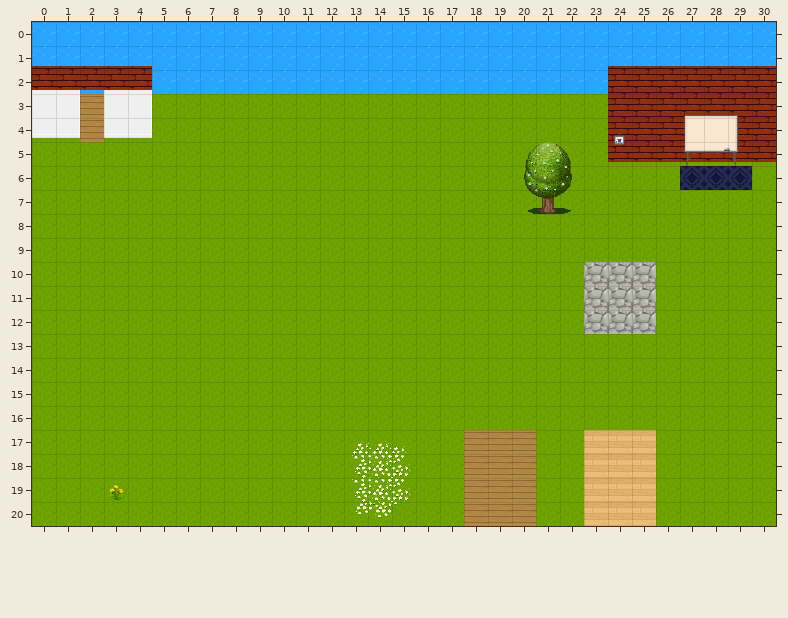
Two states of a Tiled map (JSON), map.tmj. The picture above is the old version.
Cells are 32x32 px. Shown: x 0..30, y 0..20.
After the commit:
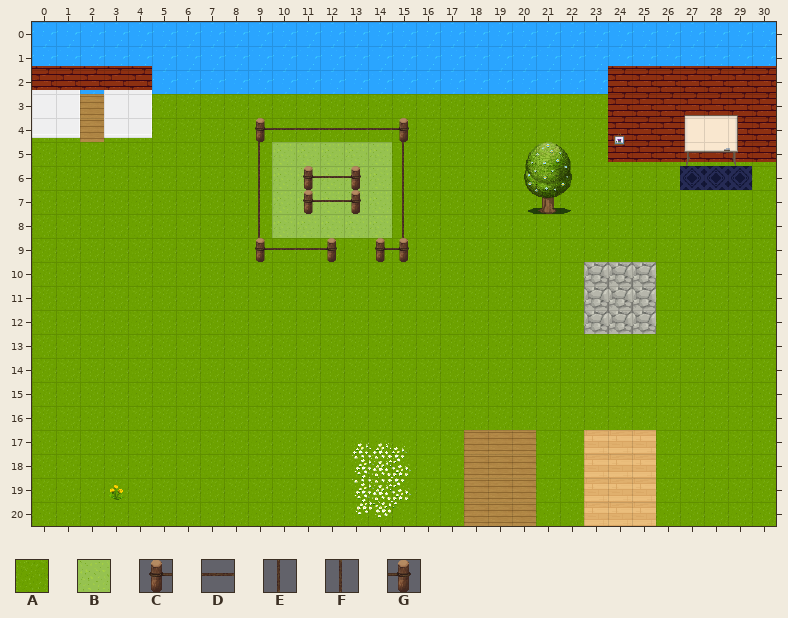
Key: from "WA_Exterior": A 626, B 629, C 729, D 730, E 730 flipped on the diagonal, F 730 turned 270, G 731.
_ is an empty cell.
Tiles replaced or removed in this view: A.
The exact change:
Changed rows in their new state; . is an unchanged cell.
Layer "floor/floor1-ground":
first column x 10:
 5 BBBBB
 6 BBBBB
 7 BBBBB
 8 BBBBB
Layer "floor/floor2-clutter":
first column x 9:
 4 CDDDDDG
 5 E.....F
 6 E.CDG.F
 7 E.CDG.F
 8 E.....F
 9 CDDG.CG
Pixel boxes of the changes (left, top, right, bottom) in both pictures:
changed: (255, 118, 409, 262)
